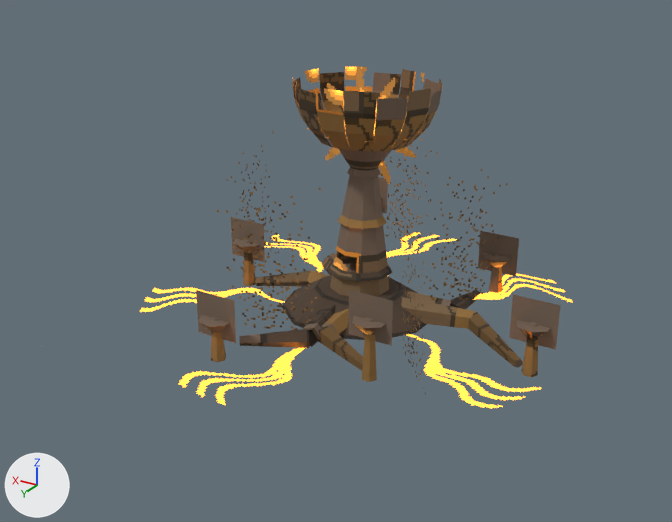
One commit to the glTF model to-rust-as-we-fall/resources/models/flora/flora_mother_flure.gltf: the scene before it, then after it.
Camera for both pictures: a 50 mm lens placed at (-6.12, 10.85, 6.09), pointed at (0.07, 0.54, 0.93). The lights are fixed; the arrows at lower left show +X, +Y and +Z. The older version comes first. Vertices at exactly the same position are counted once.

The first picture shows 'MotherFlureRigged'.
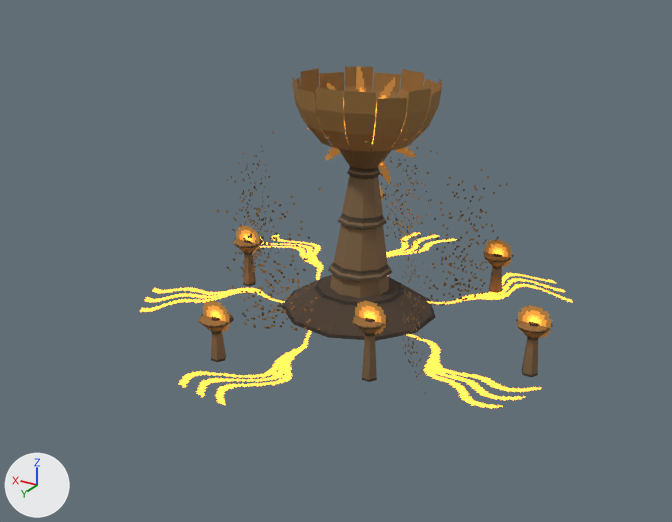
Where the change shows, as pixel boxes (x1, y1, x2, y2) in the pictures (672 x 522 px; the box of a moved part takes in the faces that stretch with it):
```json
{"part": 1, "of": "me_motherflurerigged", "change": "deleted", "before": [239, 252, 523, 371]}
{"part": 2, "of": "me_motherflurerigged", "change": "moved or reshaped", "before": [302, 257, 475, 347], "on screen": "not visible afterwards"}
{"part": 3, "of": "me_motherflurerigged", "change": "surface changed", "before": [196, 67, 561, 382], "after": [198, 67, 553, 382]}
```

Scene script edits in JSON lines:
```json
{"block": "me_motherflurerigged", "where": "# used by ob_motherflurerigged; location = (0.0, 0.0, 0.0)"}
{"op": "remove", "block": "me_motherflurerigged", "code": "me_motherflurerigged.from_pydata(...)  # 679 vertices, 900 faces; spans x -3.3..3.3, y -3.3..3.3, z -0.14..4.0"}
{"op": "add", "block": "me_motherflurerigged", "code": "me_motherflurerigged.from_pydata(...)  # 619 vertices, 840 faces; spans x -3.3..3.3, y -3.3..3.3, z -0.06..4.0"}
{"block": "me_motherflurerigged", "change": "me_motherflurerigged part 1: 6 loose pieces with 60 vertices, spanning x -2.72..1.82, y -2.49..2.03, z -0.14..0.3, are deleted"}
{"block": "me_motherflurerigged", "change": "me_motherflurerigged part 2"}
{"block": "me_motherflurerigged", "change": "60 vertices are removed from x -1.72..1.26, y -1.19..1.46, z -0.1..0.33"}
{"block": "me_motherflurerigged", "change": "60 faces are deleted"}
{"block": "me_motherflurerigged", "change": "60 vertices are added at x -0.81..0.72, y -0.43..0.72, z -0.02..0.32"}
{"block": "me_motherflurerigged", "change": "78 new faces join them"}
{"block": "me_motherflurerigged", "change": "me_motherflurerigged part 3: 706 kept faces spanning x -3.16..2.21, y -2.67..2.54, z -0.02..3.43 get new texture (UV) coordinates"}
```
